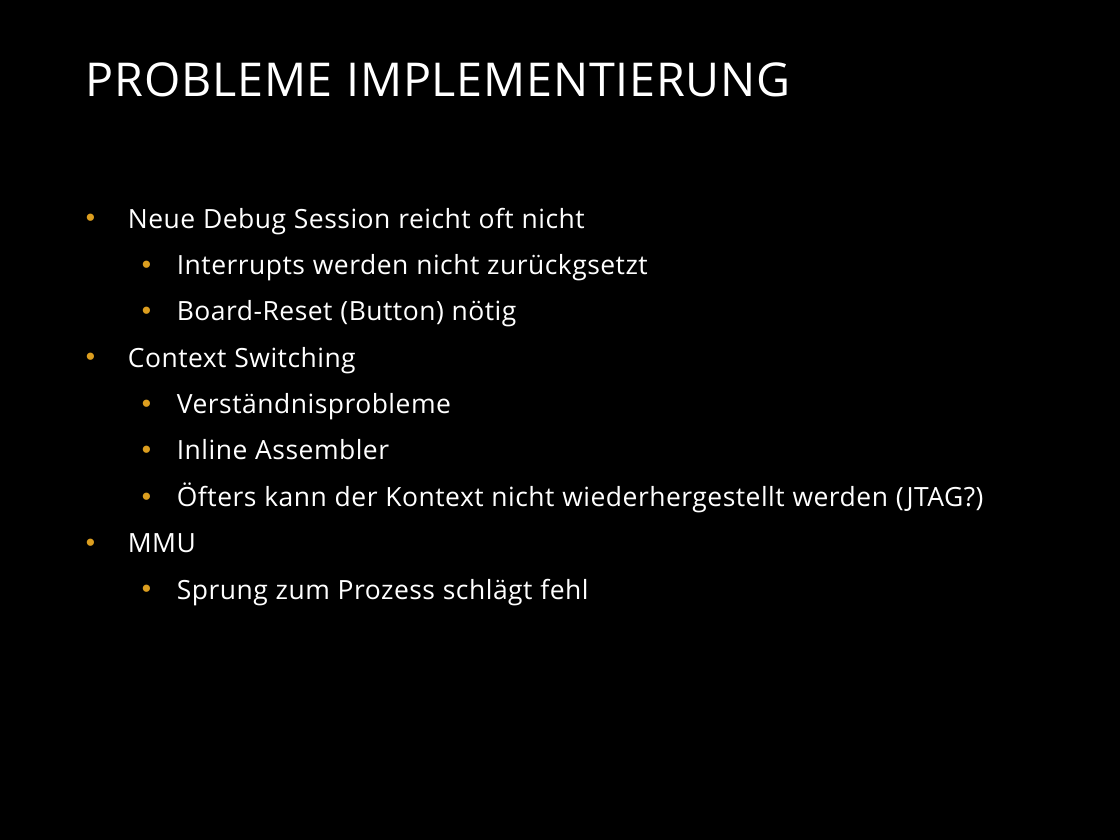
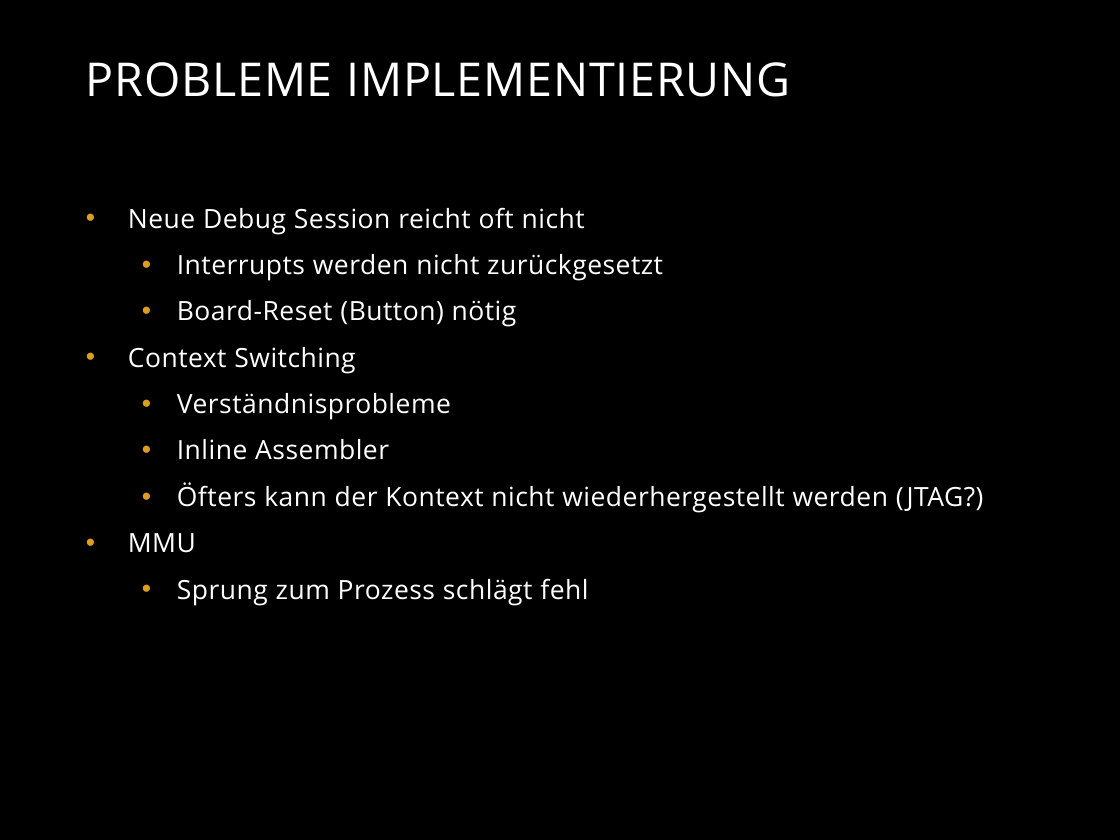
Before and after one commit to TeamOberland/OberlaenderOS, a slide deck: slide 11 of docs/Finalpresentation.pptx. Drawn at 1120x840 pixels with LibreOffice and Linux fonts; fonts in the diff are those of the drawing; background and template pictures are left out. Boxes give left, top, right and bottom in pixels: in the first picture for what was removed or moved away, otherwise in the second. Text is boxed around its words. In the diff, an @@ line names an element or a change of style, - is before the commit and + after.

Commit message:
Rechtschreibfehler in der Praesenation

```diff
--- a/docs/Finalpresentation.pptx
+++ b/docs/Finalpresentation.pptx
@@ text at box(177, 254, 663, 281): text changed @@
-  • Interrupts werden nicht zurückgsetzt
+  • Interrupts werden nicht zurückgesetzt
```
